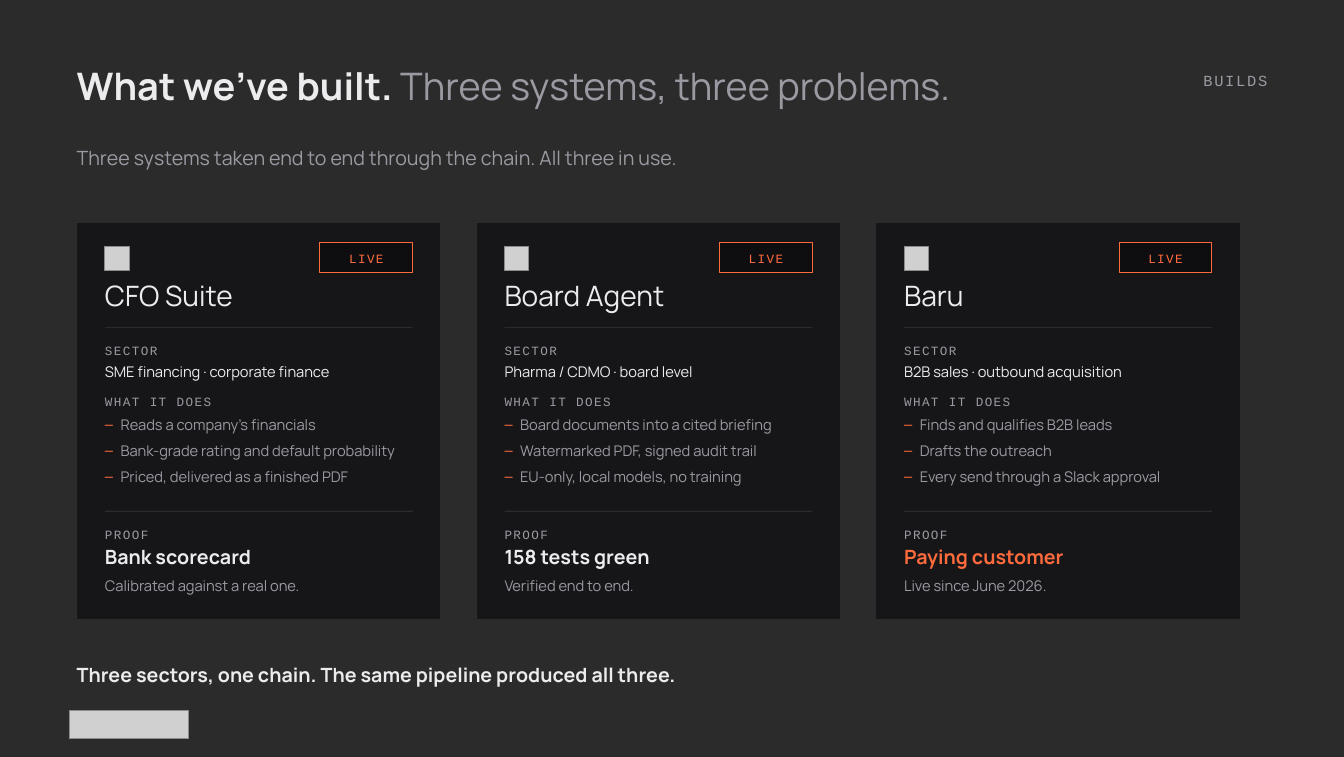
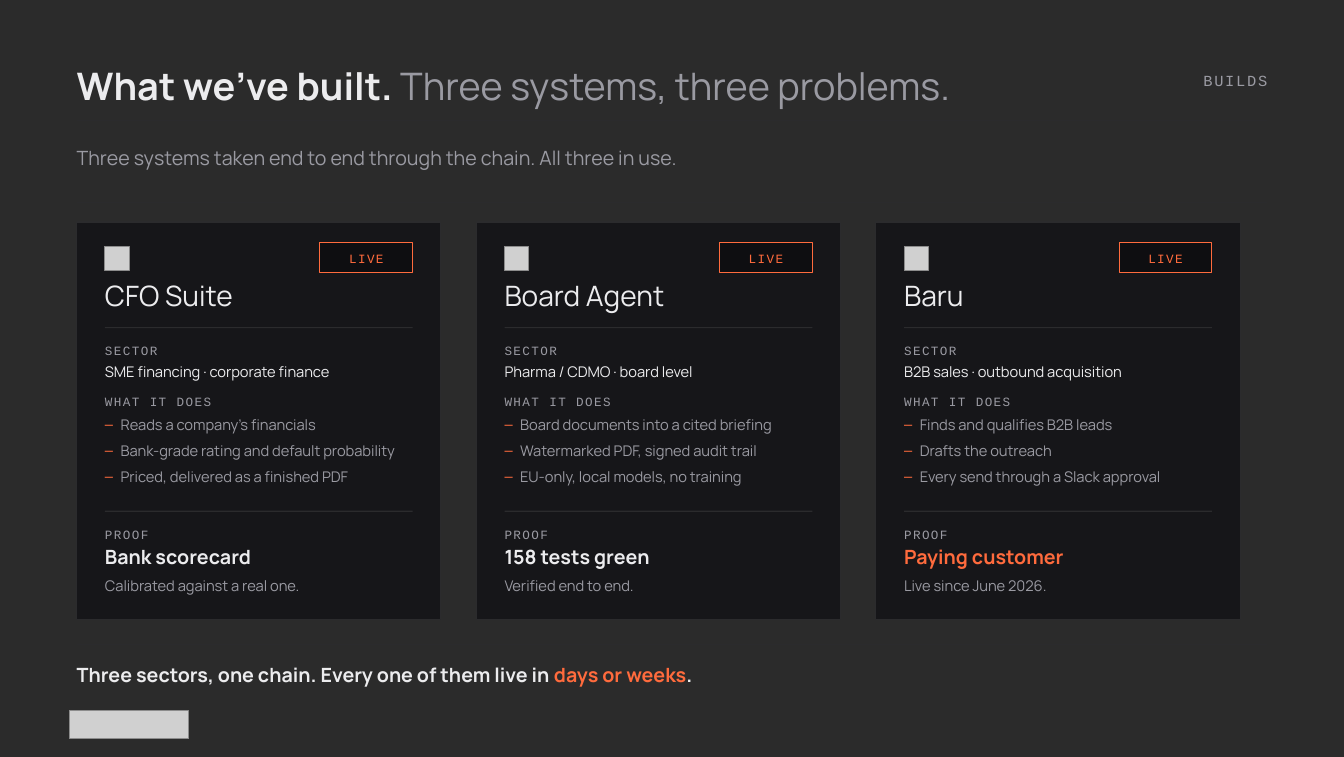
Before and after one commit to athenarunai-gif/Athena, a slide deck: slide 8 of decks/Pitch_Deck_AthenaRun_v4.5.pptx. Drawn at 1344x757 pixels with LibreOffice and Linux fonts; fonts in the diff are those of the drawing; grey boxes stand for pictures; background and template pictures are left out; a plain dark background stands for a picture behind light text. Boxes give left, top, right and bottom in pixels: in the first picture for what was removed or moved away, otherwise in the second. Text is boxed around its words. In the diff, an @@ line names an element or a change of style, - is before the commit and + after.

```diff
--- a/decks/Pitch_Deck_AthenaRun_v4.5.pptx
+++ b/decks/Pitch_Deck_AthenaRun_v4.5.pptx
@@ text at bbox=[77, 667, 692, 687]: text changed @@
-Three sectors, one chain. The same pipeline produced all three.
+Three sectors, one chain. Every one of them live in days or weeks.
```
Also in this commit, not shown: 1 other file.
